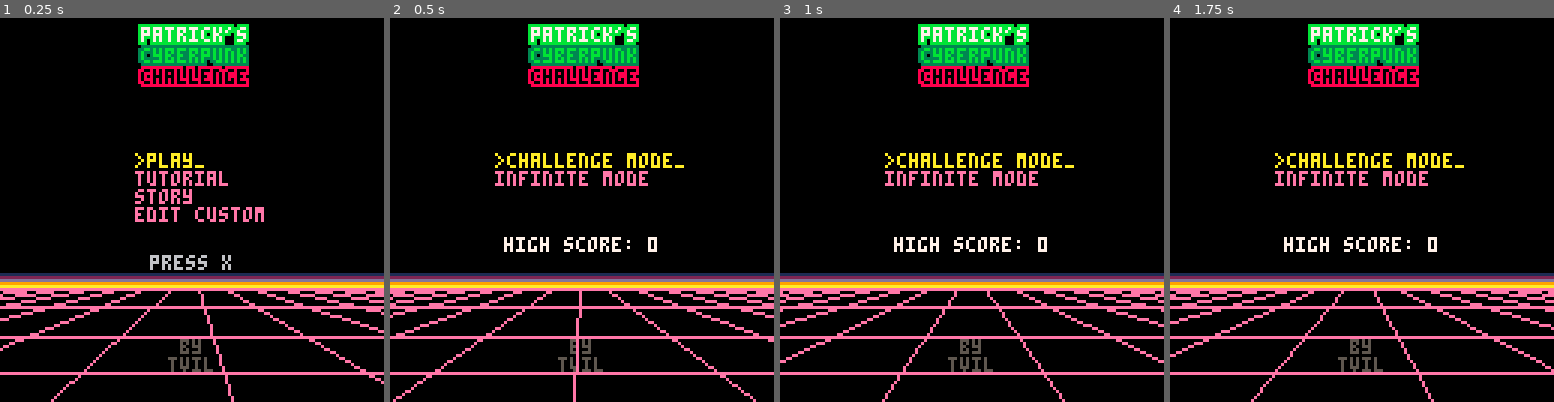
Above: before the commit, frames 1-4 (left to right).
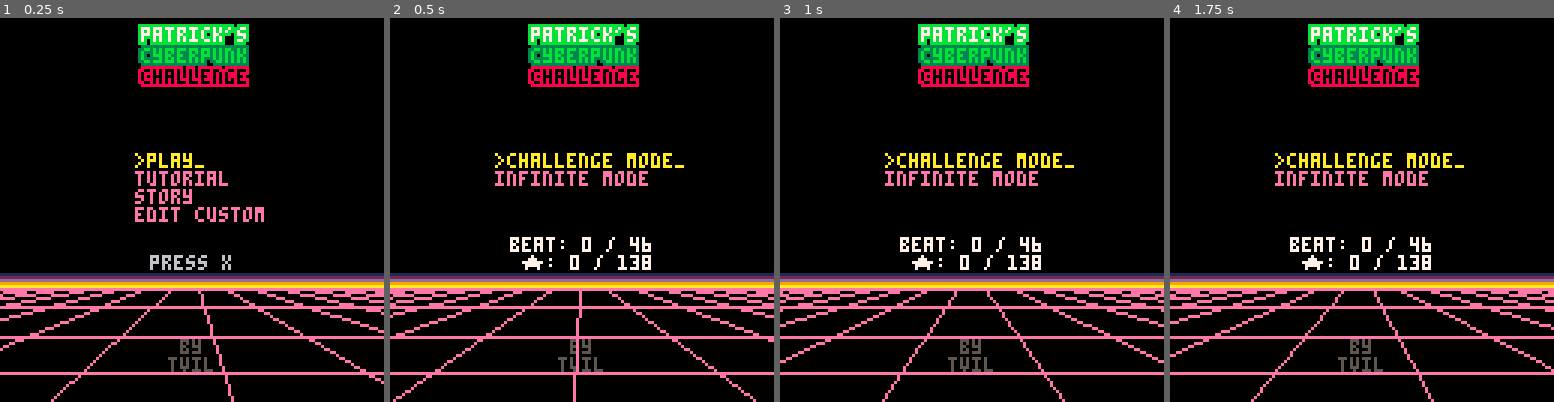
Above: after the commit, the same moments.

Repository: tobiasvl/patrick
Game: PICO-8 cartridge patrick.p8
The game is run twice, just before and just after one commit, with the same random seed, the same clock (stepped at 60 frames per second) and the same inputs.
Inputs (mouse positions are in pixels of both pictures, inside the frame that each line leads up to):
- Up to frame 1 (0.25 s): no input
- Up to frame 2 (0.5 s): tap X (X key) at 0.33 s
- Up to frame 3 (1 s): click (1060, 121) at 0.67 s; tap O (Z key) at 0.7 s
- Up to frame 4 (1.75 s): tap X (X key) at 1.07 s; click (1216, 267) at 1.22 s; hold Right from 1.6 s (still down); tap O (Z key) at 1.7 s

Frame 1 is identical in both runs. In frame 2, 1.1% of the frame differs, in the area x 29-70%, y 57-66%; in frame 3, 1.1%; in frame 4, 1.1%.

Commit message:
Remove old challenge high score. Closes #7

Diff:
--- a/patrick.p8
+++ b/patrick.p8
@@ -1,5 +1,5 @@
 pico-8 cartridge // http://www.pico-8.com
-version 18
+version 42
 __lua__
 -- patrick's cyberpunk challenge
 -- by tobiasvl
@@ -45,10 +45,10 @@
   run=0
   last_mouse,last_x,last_y=0,0,0
   cartdata("tobiasvl_patrick")
-  high_reldni=dget(0)
+  --high_reldni=dget(0)
   high_score=dget(1)
   high_run=dget(2)
-  high_custom=dget(3)
+  --high_custom=dget(3)
   poke(0x5f2d,1)
   emulated=stat(102)!=0
   keyboard=stat(102)!=0 and stat(102)!="www.lexaloffle.com" and stat(102)!="www.playpico.com"
@@ -480,11 +480,19 @@
       if (flr(time())%2==0) center("press "..buttons.x,6)
     else
       color()
-      if menu_selection==2 then
+      if menu_selection==1 then
+        local won,stars=0,0
+        for i=1,#preset_levels do
+          if (preset_levels[i].status > 0) then
+            won += 1
+            stars += preset_levels[i].status
+          end
+        end
+        center("beat: "..won.." / "..#preset_levels,7)
+        center("★: "..stars.." / "..#preset_levels*3,7)
+      elseif menu_selection==2 then
         center("high score: "..high_score,7)
         center("(run: "..high_run.." levels)",7)
-      else
-        center("high score: "..(menu_selection==2 and high_reldni or high_custom),7)
       end
     end
 
